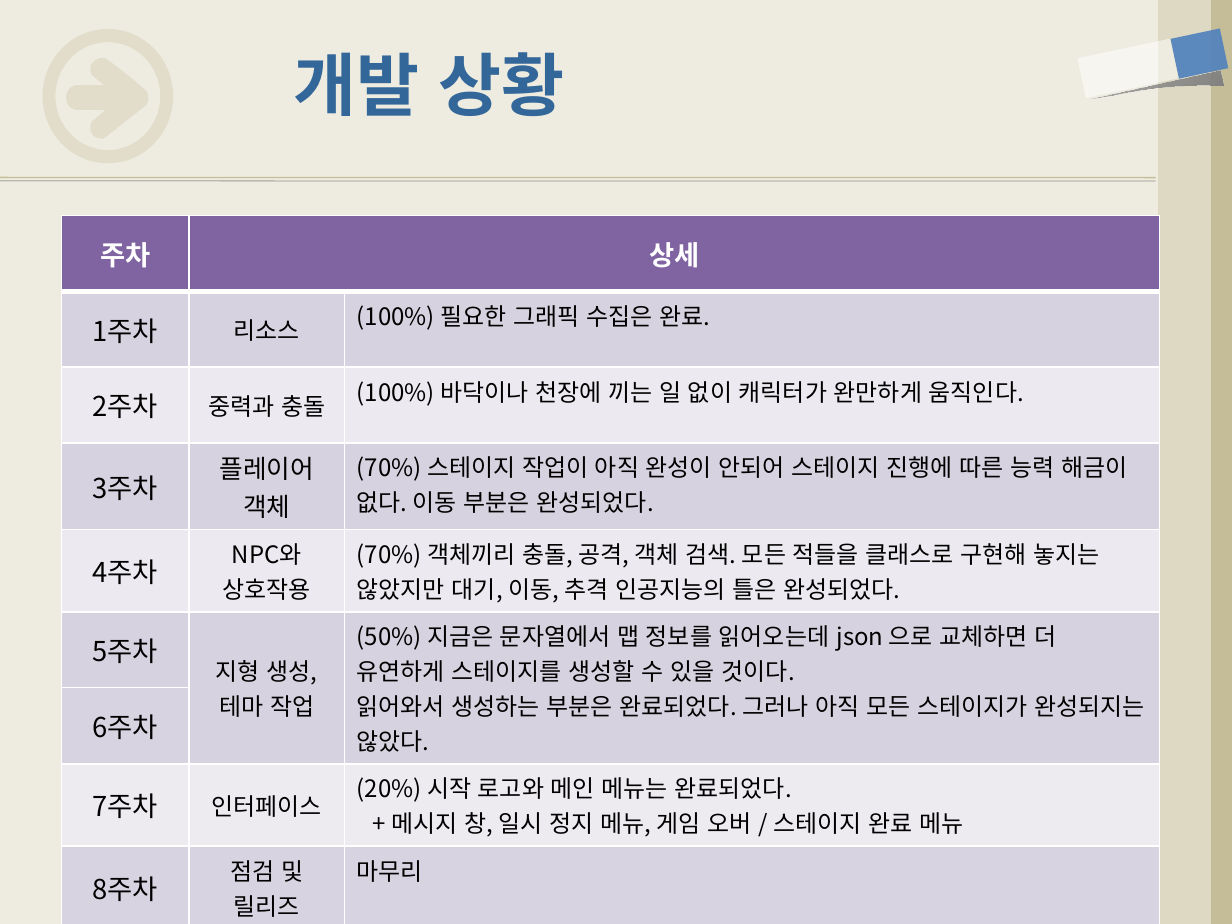
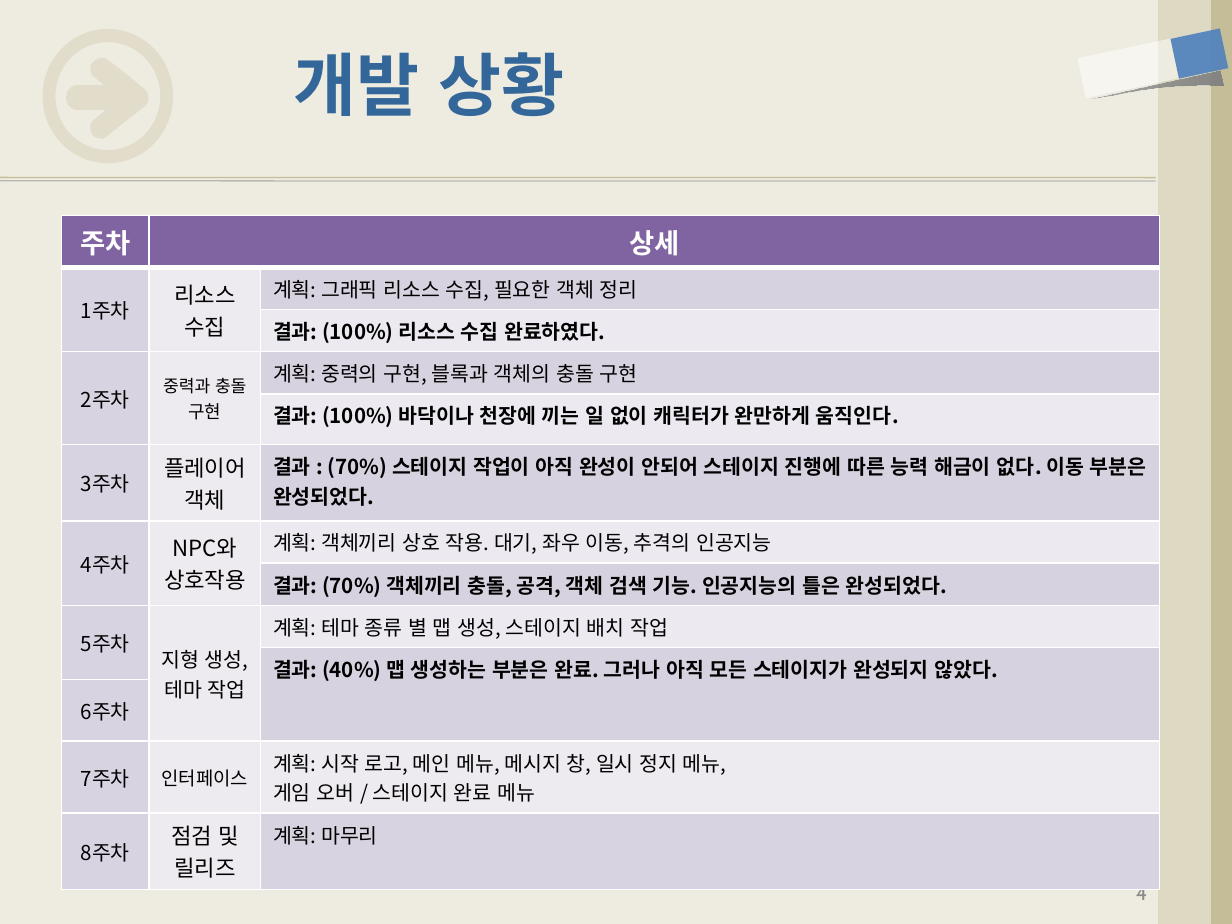
Before and after one commit to iconstudio/2017-Platformer, a slide deck: slide 4 of slides/2016180042_진윤성_2DGP_2차발표.pptx. Drawn at 1232x924 pixels with LibreOffice and Linux fonts; fonts in the diff are those of the drawing. Boxes give left, top, right and bottom in pixels: in the first picture for what was removed or moved away, otherwise in the second. Text is boxed around its words. In the diff, an @@ line names an element or a change of style, - is before the commit and + after.

```diff
--- a/slides/2016180042_진윤성_2DGP_2차발표.pptx
+++ b/slides/2016180042_진윤성_2DGP_2차발표.pptx
@@ table at [62,216,1161,882] @@
-row 2: 1주차 | 리소스 | (100%) 필요한 그래픽 수집은 완료.
-row 3: 2주차 | 중력과 충돌 | (100%) 바닥이나 천장에 끼는 일 없이 캐릭터가 완만하게 움직인다.
-row 4: 3주차 | 플레이어 객체 | (70%) 스테이지 작업이 아직 완성이 안되어 스테이지 진행에 따른 능력 해금이 없다. 이동 부분은 완성되었다.
-row 5: 4주차 | NPC와 / 상호작용 | (70%) 객체끼리 충돌, 공격, 객체 검색. 모든 적들을 클래스로 구현해 놓지는 않았지만 대기, 이동, 추격 인공지능의 틀은 완성되었다.
-row 6: 5주차 | 지형 생성, 테마 작업 | (50%) 지금은 문자열에서 맵 정보를 읽어오는데 json 으로 교체하면 더 유연하게 스테이지를 생성할 수 있을 것이다. / 읽어와서 생성하는 부분은 완료되었다. 그러나 아직 모든 스테이지가 완성되지는 않았다.
+row 2: 1주차 | 리소스 수집 | 계획: 그래픽 리소스 수집, 필요한 객체 정리
+row 3:  |  | 결과: (100%) 리소스 수집 완료하였다.
+row 4: 2주차 | 중력과 충돌 구현 | 계획: 중력의 구현, 블록과 객체의 충돌 구현
+row 5:  |  | 결과: (100%) 바닥이나 천장에 끼는 일 없이 캐릭터가 완만하게 움직인다.
+row 6: 3주차 | 플레이어 객체 | 결과 : (70%) 스테이지 작업이 아직 완성이 안되어 스테이지 진행에 따른 능력 해금이 없다. 이동 부분은 완성되었다.
+row 7: 4주차 | NPC와 / 상호작용 | 계획: 객체끼리 상호 작용. 대기, 좌우 이동, 추격의 인공지능
+row 8:  |  | 결과: (70%) 객체끼리 충돌, 공격, 객체 검색 기능. 인공지능의 틀은 완성되었다.
+row 9: 5주차 | 지형 생성, 테마 작업 | 계획: 테마 종류 별 맵 생성, 스테이지 배치 작업
+row 10:  |  | 결과: (40%) 맵 생성하는 부분은 완료. 그러나 아직 모든 스테이지가 완성되지 않았다.
-row 12, column 3: (20%) 시작 로고와 메인 메뉴는 완료되었다. + 메시지 창, 일시 정지 메뉴, 게임 오버 / 스테이지 완료 메뉴
+row 12, column 3: 계획: 시작 로고, 메인 메뉴, 메시지 창, 일시 정지 메뉴, / 게임 오버 / 스테이지 완료 메뉴
-row 13, column 3: 마무리
+row 13, column 3: 계획: 마무리
@@ page number added at [1136,890,1147,900], 12 pt, text #8C8C8C @@
+4
```
Also in this commit, not shown: 1 other slide changed, 1 slide added, 4 other files.
